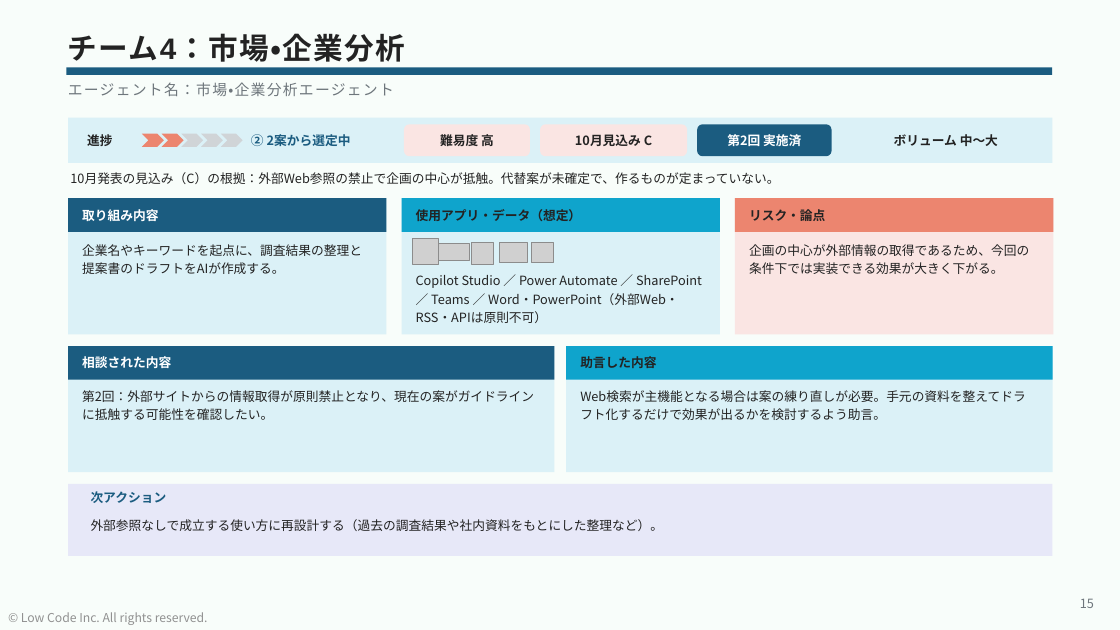
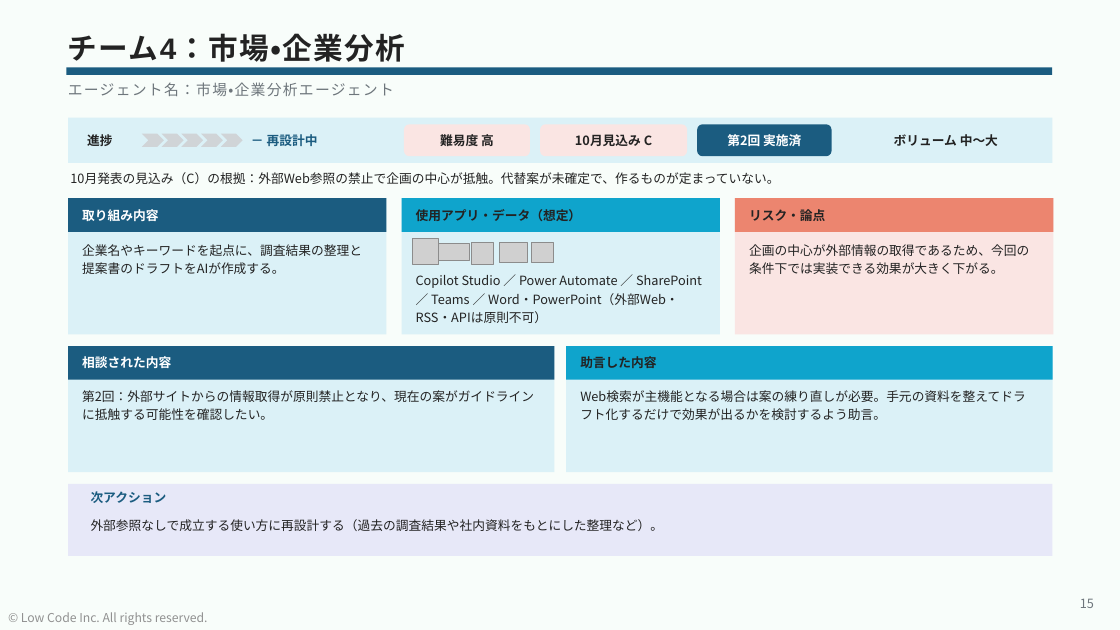
Before and after one commit to takuyanakamura881awc-beep/awc-naka881-repo, a slide deck: slide 15 of reports/CopilotStudio_ハッカソン_事前相談会②_状況報告_20260729.pptx. Drawn at 1120x630 pixels with LibreOffice and Linux fonts; fonts in the diff are those of the drawing; grey boxes stand for pictures. Boxes give left, top, right and bottom in pixels: in the first picture for what was removed or moved away, otherwise in the second. Text is boxed around its words. In the diff, an @@ line names an element or a change of style, - is before the commit and + after.

```diff
--- a/reports/CopilotStudio_ハッカソン_事前相談会②_状況報告_20260729.pptx
+++ b/reports/CopilotStudio_ハッカソン_事前相談会②_状況報告_20260729.pptx
@@ chevron at bbox=[142, 134, 164, 146]: fill #EC856F to #D0D4D7 @@
@@ chevron at bbox=[162, 134, 184, 146]: fill #EC856F to #D0D4D7 @@
@@ text at bbox=[267, 134, 318, 146]: text changed @@
-② 2案から選定中
+－ 再設計中
```
Also in this commit, not shown: 17 other slides changed, 1 other file.
